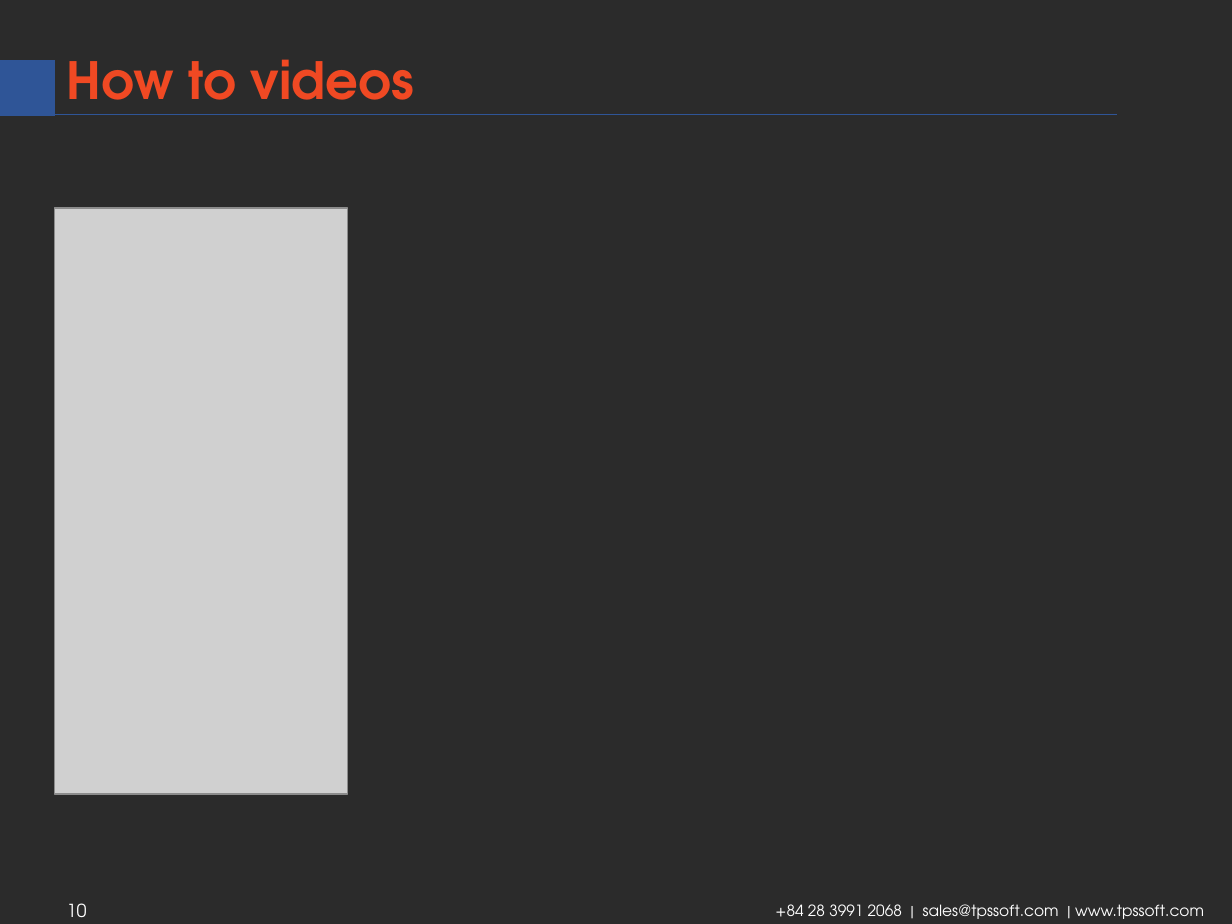
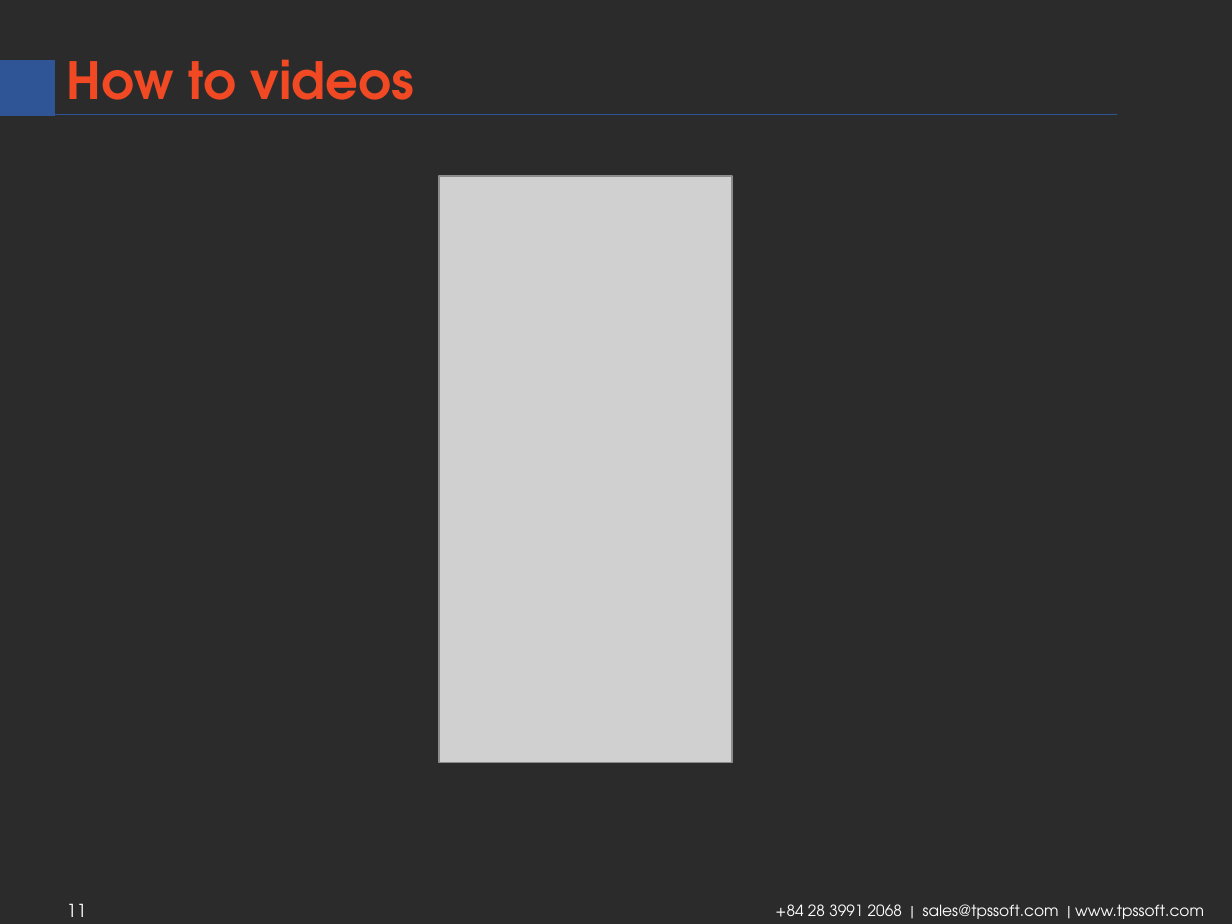
Before and after one commit to tamtps/TrainingProject, a slide deck: slide 11 of TPS Final Report.pptx (slide 10 before the commit). Drawn at 1232x924 pixels with LibreOffice and Linux fonts; fonts in the diff are those of the drawing; grey boxes stand for pictures; background and template pictures are left out; a plain dark background stands for a picture behind light text. Boxes give left, top, right and bottom in pixels: in the first picture for what was removed or moved away, otherwise in the second. Text is boxed around its words. In the diff, an @@ line names an element or a change of style, - is before the commit and + after.

```diff
--- a/TPS Final Report.pptx
+++ b/TPS Final Report.pptx
@@ picture: place and size @@
-picture at <box>54,208,347,795</box>
+picture at <box>439,176,732,763</box>
@@ page number at <box>67,903,87,917</box>: text changed @@
-10
+11
```
Also in this commit, not shown: 8 other slides changed, 1 slide added.
